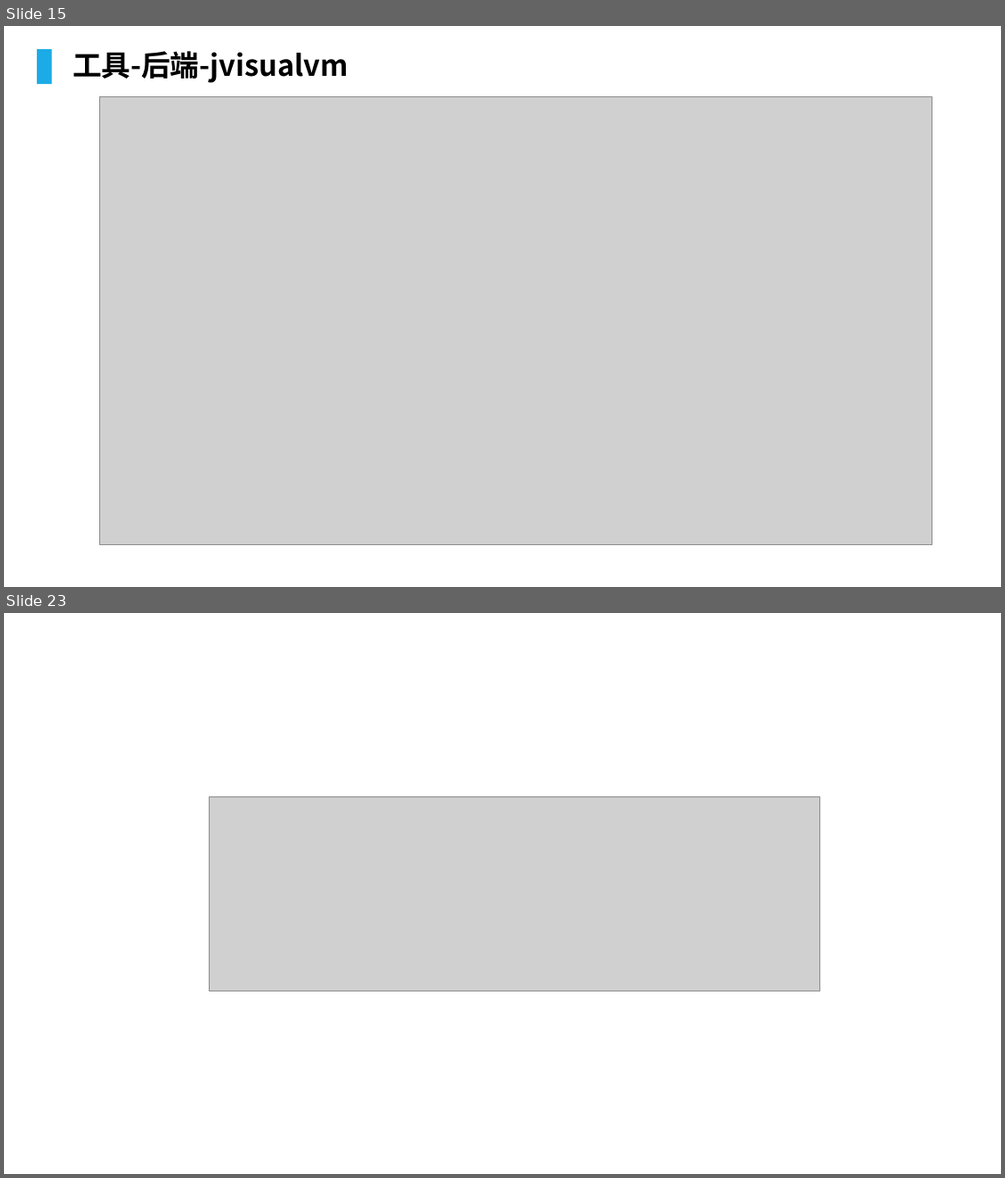
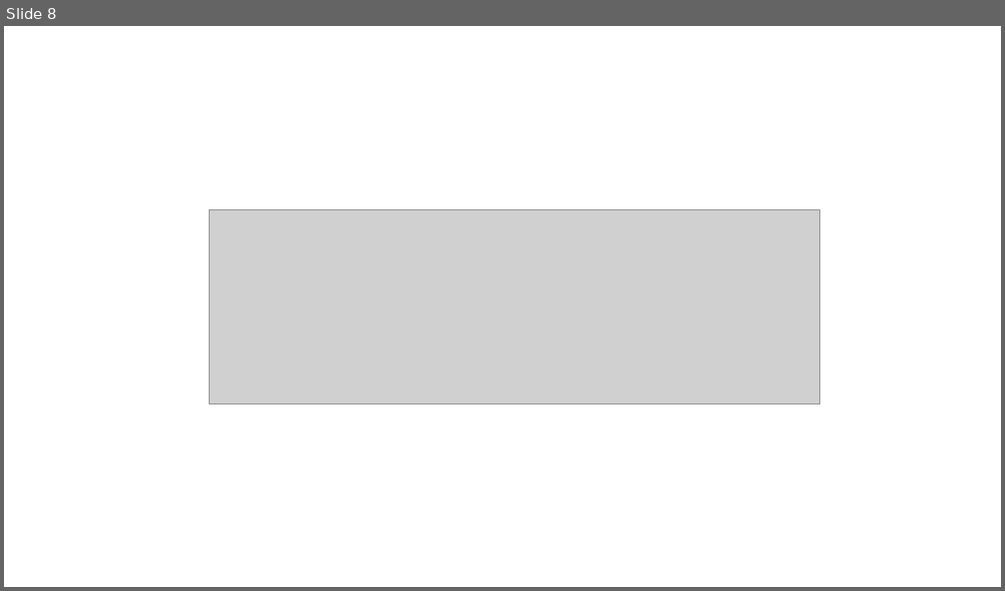
Before and after one commit to lcc929/notes, a slide deck: Spring-Retry.pptx. Shown one above the other, each under a label of ours: slides 15 and 23 before the commit, slide 8 after it; the slides between them are not shown. The pictures are 1005x1178 and 1005x591 pixels, drawn with LibreOffice and Linux fonts; fonts in the diff are those of the drawing; grey boxes stand for pictures; background and template pictures are left out. Boxes give left, top, right and bottom in pixels: in the first picture for what was removed or moved away, otherwise in the second. Text is boxed around its words. In the diff, an @@ line names an element or a change of style, - is before the commit and + after.

```diff
--- a/Spring-Retry.pptx
+++ b/Spring-Retry.pptx
@@ slide 15 removed at (x1=4, y1=26, x2=1001, y2=587), background picture (left out) @@
@@ rectangle removed at (x1=37, y1=49, x2=52, y2=84) @@
@@ text removed at (x1=73, y1=51, x2=348, y2=83) @@
-工具-后端-jvisualvm
@@ picture removed at (x1=100, y1=97, x2=932, y2=544) @@
@@ what was slide 23 is now slide 8 @@
```
Also in this commit, not shown: 3 slides changed, 4 slides added, 18 other slides removed.
